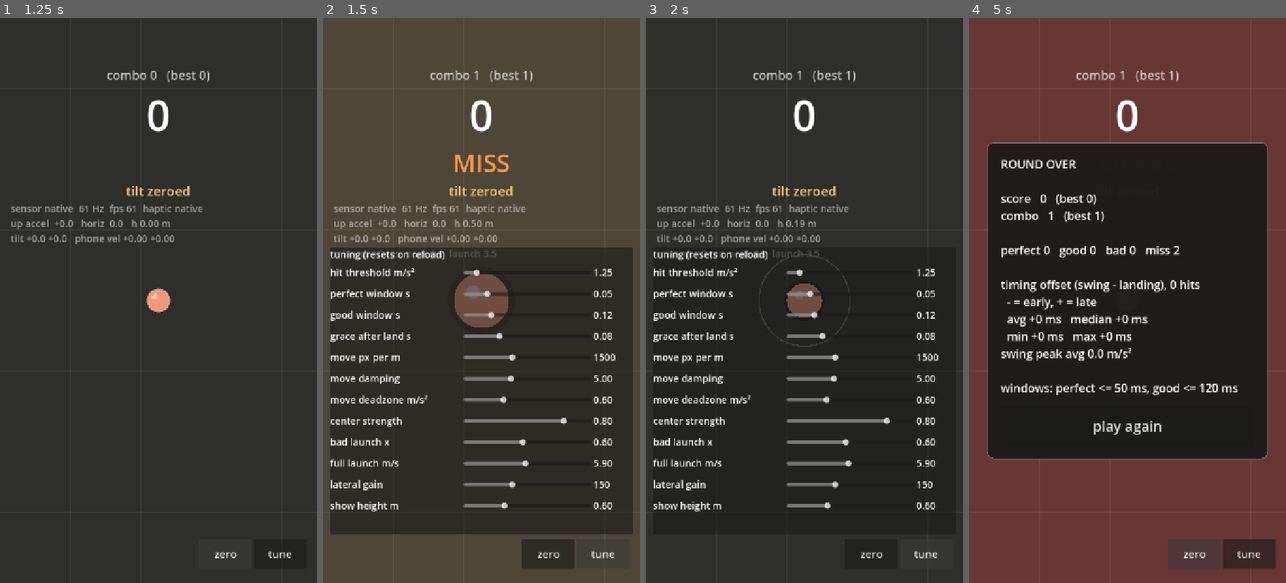
Above: before the commit, frames 1-4 (left to right).
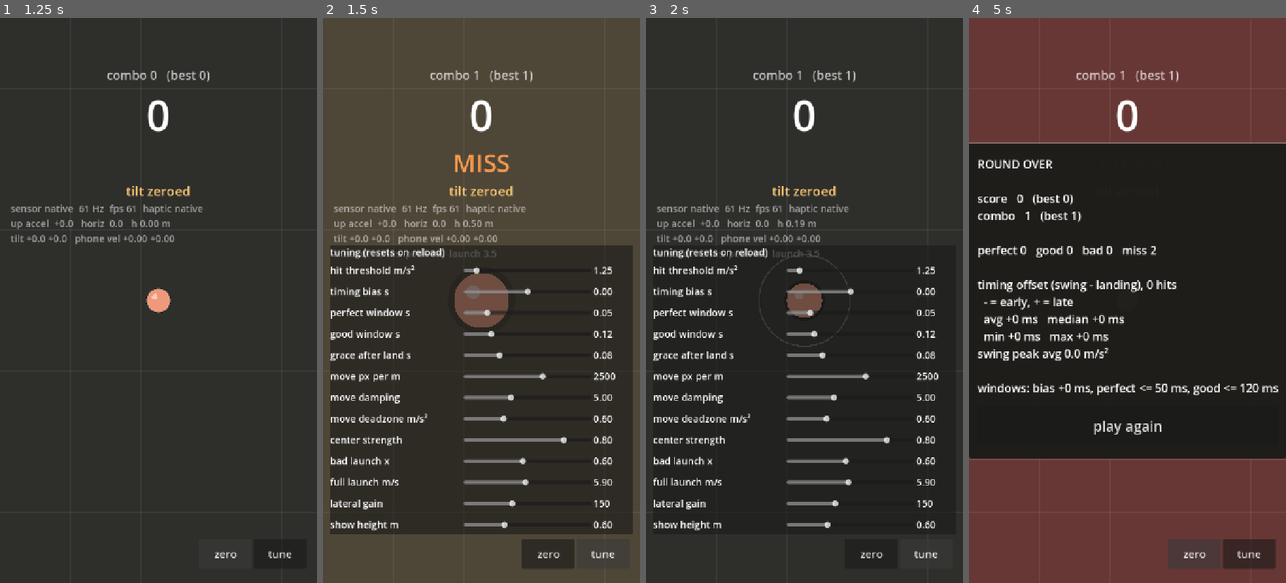
Above: after the commit, the same moments.

Repository: Xionday/Papapa
Game: Godot game, scene res://scenes/main.tscn
The game is run twice, just before and just after one commit, with the same random seed, the same clock (stepped at 60 frames per second) and the same inputs.
Inputs:
- Up to frame 1 (1.25 s): click "zero" at 0.5 s
- Up to frame 2 (1.5 s): click "tune" at 1.25 s
- Up to frame 3 (2 s): no input
- Up to frame 4 (5 s): click "zero" at 2 s; click "play again" at 2.75 s; click "tune" at 3.5 s; click "zero" at 4.25 s

Frame 1 is identical in both runs. In frame 2, 6.8% of the frame differs, in the area x 2-98%, y 40-91%; in frame 3, 6.5%; in frame 4, 12%, in the area x 0-100%, y 22-78%.

Commit message:
位移幅度 1500 → 2500 px/m；新增 timing bias 參數（預設 0）
Co-Authored-By: Claude Fable 5.1 <noreply@anthropic.com>
Claude-Session: https://claude.ai/code/session_01M2isnyCwhhtueNisXY1RbR

Diff:
--- a/scripts/game.gd
+++ b/scripts/game.gd
@@ -13,6 +13,7 @@
 
 ## ---- 可調參數（HUD 的滑桿會改這些）----
 @export var hit_threshold: float = 1.25     ## m/s²，向上加速度要超過這個才算有揮
+@export var timing_bias: float = 0.0        ## s，perfect 的中心點相對落地的偏移（負 = 允許提早揮）
 @export var grace_after: float = 0.08       ## s，落地後再等多久才結算（讓晚一點揮也算得到）
 @export var perfect_dt: float = 0.05        ## s，|揮擊 − 落地| 在這之內 = PERFECT
 @export var good_dt: float = 0.12           ## s，在這之內 = GOOD；再外面 = BAD
@@ -20,7 +21,7 @@
 @export var move_enabled: bool = true
 @export var move_deadzone: float = 0.6      ## m/s²，低於這個的水平加速度視為噪音
 @export var move_damping: float = 5.0       ## 1/s，速度衰減；越大「推一下」越短促
-@export var px_per_m: float = 1500.0        ## 手機移 10 cm ≈ 畫面移 150 px
+@export var px_per_m: float = 2500.0        ## 手機移 10 cm ≈ 畫面移 250 px
 @export var center_strength: float = 0.8    ## 每次拍起，球在飛行中回到螢幕中心的比例（0 = 不回中）
 @export var edge_margin: float = 40.0       ## px，球離螢幕邊緣最少保留
 @export var good_launch: float = 0.9        ## GOOD 的起跳速度倍率
@@ -238,7 +239,7 @@
 	else:
 		## 帶正負號：負 = 揮在落地前，正 = 揮在落地後
 		last_dt = peak.x - _t_land
-		var adt: float = abs(last_dt)
+		var adt: float = abs(last_dt - timing_bias)
 		if adt <= perfect_dt:
 			grade = "perfect"
 		elif adt <= good_dt:
--- a/scripts/hud.gd
+++ b/scripts/hud.gd
@@ -19,6 +19,7 @@
 ## name, property, min, max, step
 const PARAMS := [
 	["hit threshold m/s²", "hit_threshold", 0.5, 10.0, 0.25],
+	["timing bias s", "timing_bias", -0.2, 0.2, 0.01],
 	["perfect window s", "perfect_dt", 0.02, 0.2, 0.01],
 	["good window s", "good_dt", 0.05, 0.4, 0.01],
 	["grace after land s", "grace_after", 0.0, 0.3, 0.01],
@@ -118,7 +119,7 @@
 		"  min %+.0f ms   max %+.0f ms" % [st["dt_min"] * 1000.0, st["dt_max"] * 1000.0],
 		"swing peak avg %.1f m/s²" % st["peak_avg"],
 		"",
-		"windows: perfect <= %.0f ms, good <= %.0f ms" % [_game.perfect_dt * 1000.0, _game.good_dt * 1000.0],
+		"windows: bias %+.0f ms, perfect <= %.0f ms, good <= %.0f ms" % [_game.timing_bias * 1000.0, _game.perfect_dt * 1000.0, _game.good_dt * 1000.0],
 	])
 	_results.visible = true
 
